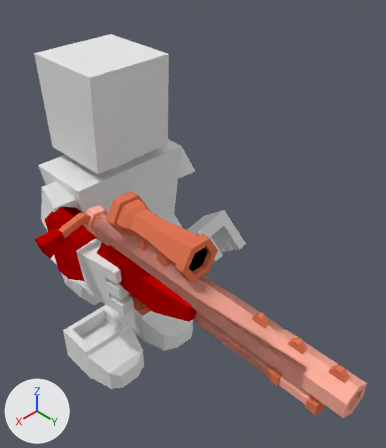
Two versions of the Blender file core/weapons/assets/riflesFinal.blend, one commit apart.
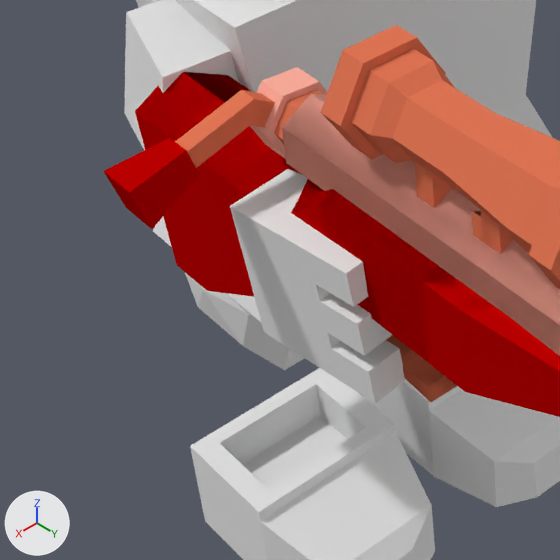
Each version appears first whole from a 50 mm lens placed at (1.367, 2.05, 2.092), pointed at (-0.611, 0.008, 0.067), and next in a close-up on the part from 0% to 48% of the width and 41% to 82% of the height. The lights are fixed; the arrows at lower left show +X, +Y and +Z. Both versions are drawn at frame 38 of the action 'boltNodeAction'; the numbers are the values there.

Names of what the first close-up shows: 'bolt', 'player_base_Mesh.042', 'rifle', 'riflelong', 'riflesniper', 'riflesnub'.
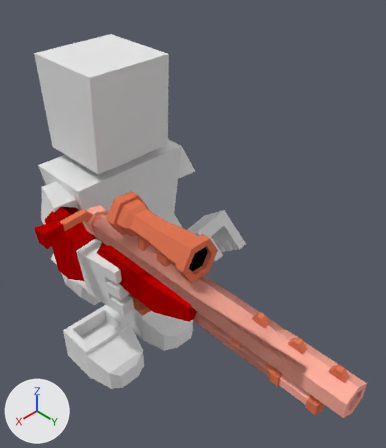
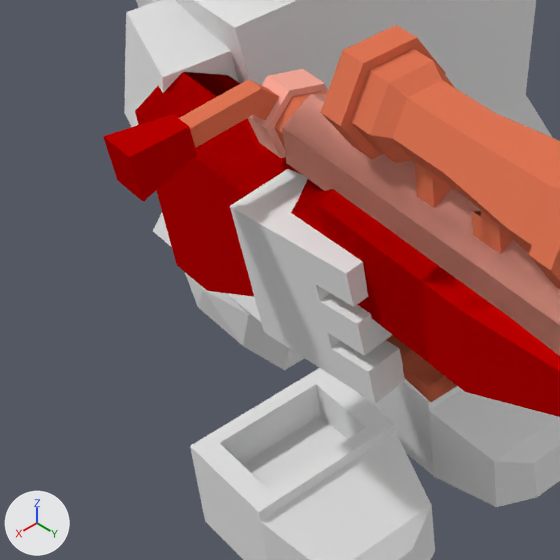
ob_boltnode is not drawn itself; it is the parent of ob_bolt.

Changed parts and their boxes (x1, y1, x2, y2) in the close-ups (560 x 560 px):
'bolt', turned: before (104, 67, 327, 229); after (103, 69, 328, 202)

The edits, one by one:
Object 'boltNode' (ob_boltnode) turns from (0, -34, 0) to (0, -45, 0) degrees about x, y and z.
